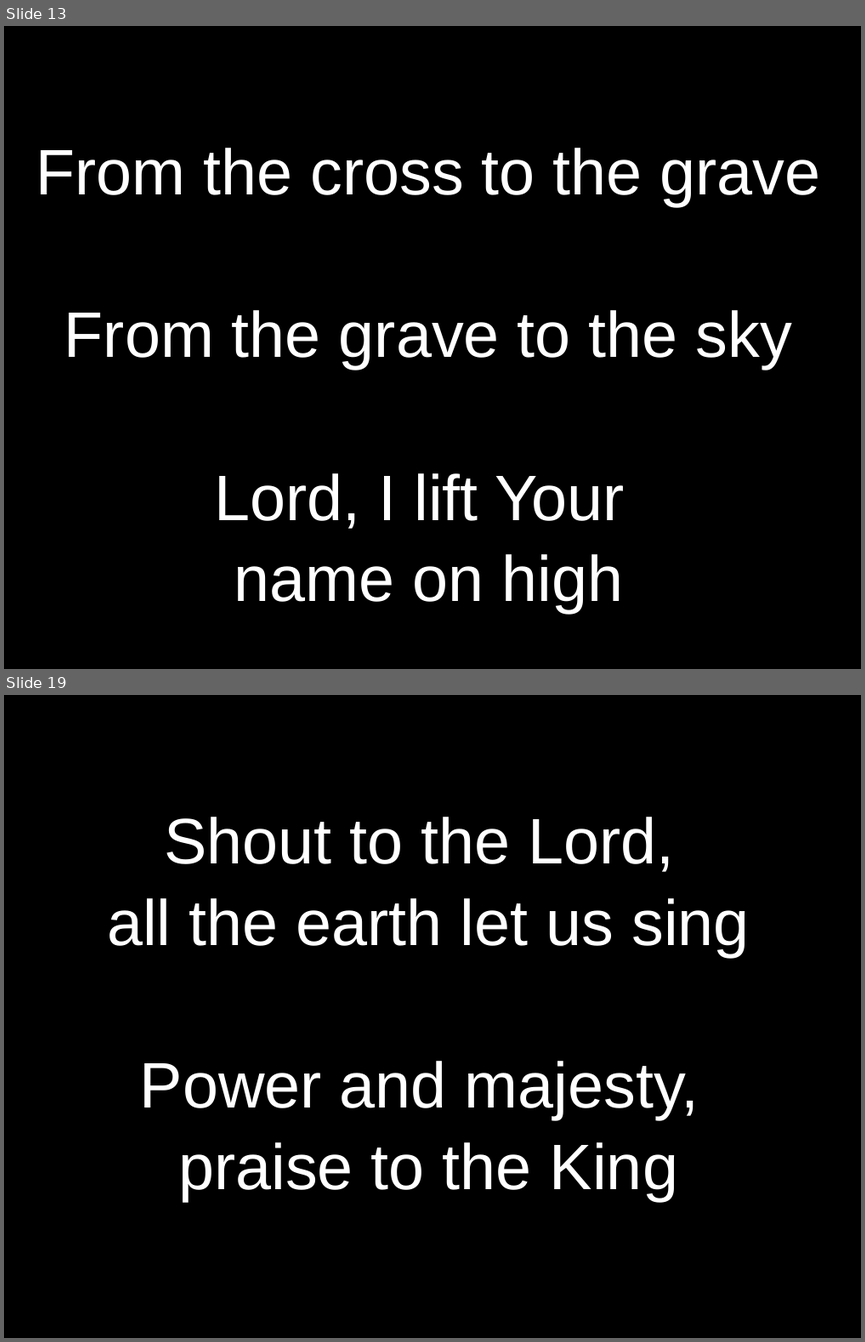
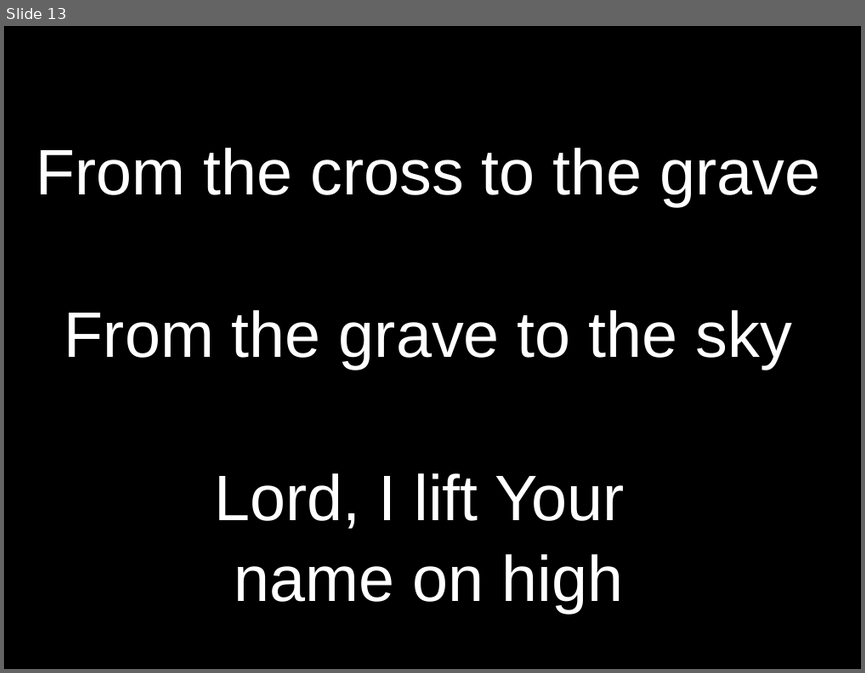
Before and after one commit to kendall412/worship, a slide deck: Lord I Lift Your Name On High.pptx. Shown one above the other, each under a label of ours: slides 13 and 19 before the commit, slide 13 after it; the slides between them are not shown. The pictures are 865x1342 and 865x673 pixels, drawn with LibreOffice and Linux fonts; fonts in the diff are those of the drawing. Boxes give left, top, right and bottom in pixels: in the first picture for what was removed or moved away, otherwise in the second. Text is boxed around its words. In the diff, an @@ line names an element or a change of style, - is before the commit and + after.

```diff
--- a/Lord I Lift Your Name On High.pptx
+++ b/Lord I Lift Your Name On High.pptx
@@ slide 19 removed at (4, 695, 861, 1338), background #000000 @@
@@ subtitle removed at (107, 817, 749, 1201) @@
-Shout to the Lord,
-all the earth let us sing
-Power and majesty,
-praise to the King
```
Also in this commit, not shown: 73 other slides removed, 10 other files.
